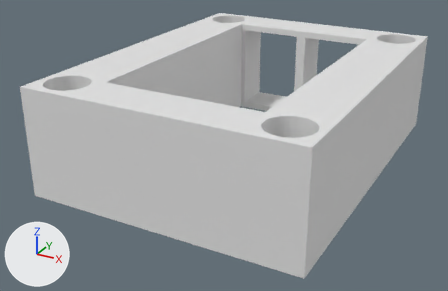
A saved change to the Blender file VTX_RX_Holder_TBSsourceone_Part2.blend.
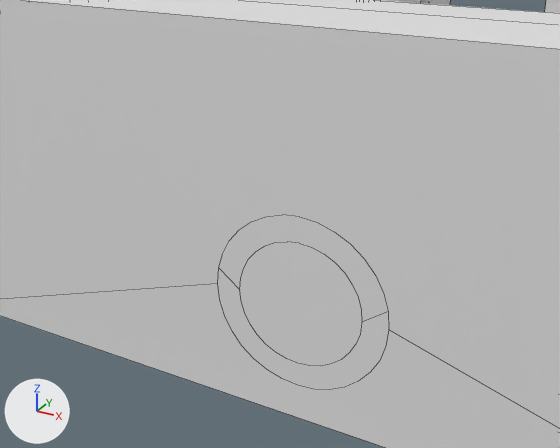
Each version is shown whole from a 50 mm lens placed at (3.77, -7.64, 3.89), pointed at (-0.1, -0.6, 0.37), then close up from a 50 mm lens placed at (1.13, -4.7, 1.91), pointed at (0.2, -3.01, 1.06). Arrows for +X, +Y and +Z are at lower left; the lights stay in place. The close-ups show mesh edges as thin lines.

The scene before the commit, as lines of its bpy script (objects in view):
```python
me_plane_003 = bpy.data.meshes.new('Plane.003')
me_plane_003.from_pydata(...)  # 384 vertices, 160 faces; spans x -100.0..100.0, y -100.0..100.0, z 0.0..1.0
ob_plane = bpy.data.objects.new('Plane', me_plane_003)
ob_plane.location = (0.0, 0.0, 0.0)
ob_plane.scale = (0.019, 0.025, 1.0)
```
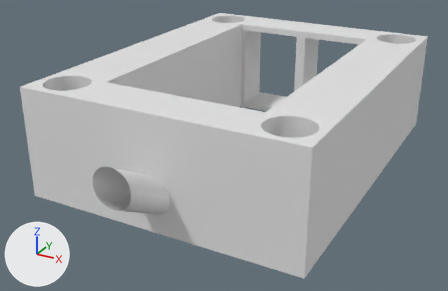
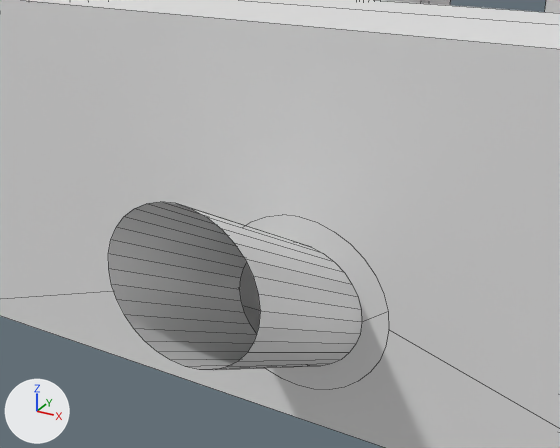
Pixel boxes [x1, y1, x2, y2] of what changed, in the close-ups (560 x 448 px):
part 1 of me_plane_003, built on
    before: [240, 242, 362, 366]
    after: [109, 202, 362, 370]

Patch to the scene script:
```diff
--- a/VTX_RX_Holder_TBSsourceone_Part2.blend.py
+++ b/VTX_RX_Holder_TBSsourceone_Part2.blend.py
@@ me_plane_003 @@
 # used by ob_plane; location = (0.0, 0.0, 0.0); scale = (0.019, 0.025, 1.0)
-me_plane_003.from_pydata(...)  # 384 vertices, 160 faces; spans x -100.0..100.0, y -100.0..100.0, z 0.0..1.0
+me_plane_003.from_pydata(...)  # 416 vertices, 190 faces; spans x -100.0..100.0, y -128.0..100.0, z 0.0..1.0
+# me_plane_003 part 1
+# 1 face is deleted
+# 16 new vertices lie (0.0, -28.0, 0.0) away from vertices in x -13.0..13.0, y -100.0, z 1.0
+# 16 new vertices lie (0.0, -28.0, 1.0) away from vertices in x -13.0..13.0, y -100.0, z 0.0
+# 32 new faces join them
```
